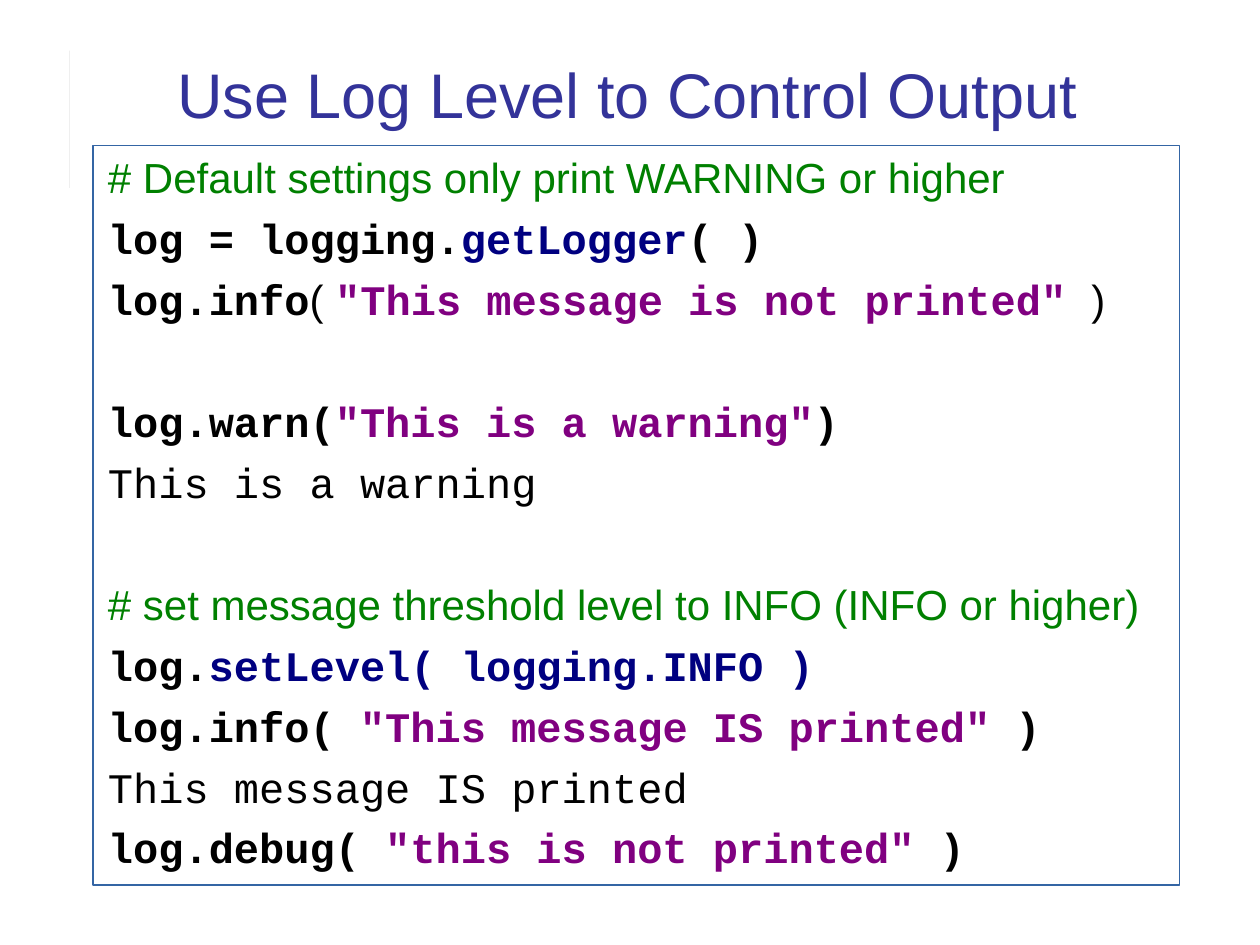
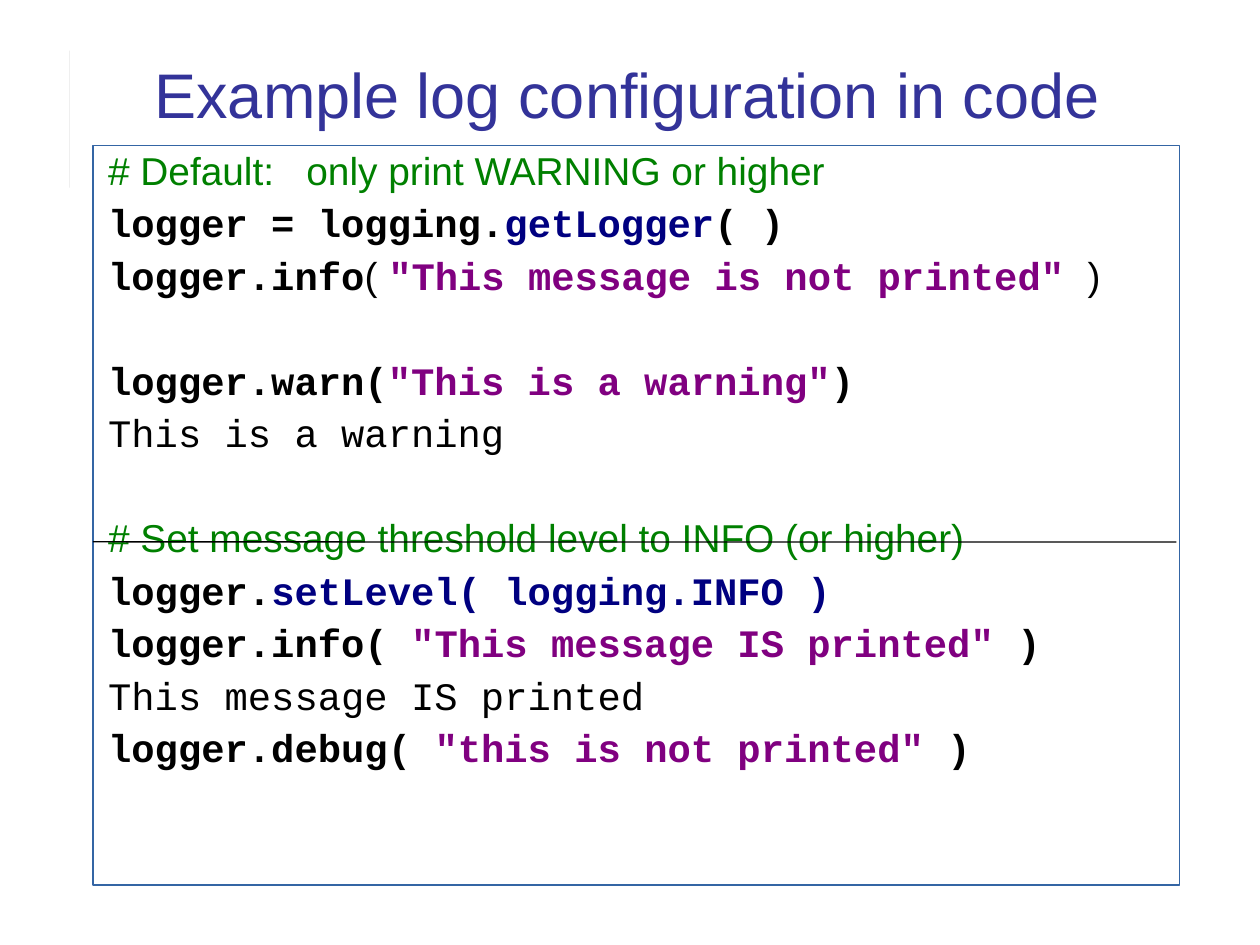
Before and after one commit to cpske/ISP, a slide deck: slide 14 of logging/Logging.ppt (slide 13 before the commit). Drawn at 1260x945 pixels with LibreOffice and Linux fonts; fonts in the diff are those of the drawing. Boxes give left, top, right and bottom in pixels: in the first picture for what was removed or moved away, otherwise in the second. Text is boxed around its words. In the diff, an @@ line names an element or a change of style, - is before the commit and + after.

Commit message:
update logging exercise

```diff
--- a/logging/Logging.ppt
+++ b/logging/Logging.ppt
@@ title at [155,72,1100,129]: text changed @@
-Use Log Level to Control Output
+Example log configuration in code
@@ text at [108,157,1064,404]: text changed; size 24 to 22.2 pt; text colour #800080 to #000000 @@
-# Default settings only print WARNING or higher
-log = logging.getLogger( )
-log.info( "This message is not printed" )
-log.warn("This is a warning")
+# Default: only print WARNING or higher
+logger = logging.getLogger( )
+logger.info( "This message is not printed" )
+logger.warn("This is a warning")
@@ text at [108,420,644,718]: size 24 to 22.2 pt in "This is a warning", "This message IS printed"; line spacing 1 to 0.9 @@
@@ text at [108,524,993,666]: text changed; size 24 to 22.2 pt @@
-# set message threshold level to INFO (INFO or higher)
-log.setLevel( logging.INFO )
-log.info( "This message IS printed" )
+# Set message threshold level to INFO (or higher)
+logger.setLevel( logging.INFO )
+logger.info( "This message IS printed" )
@@ line added from (93, 542) to (1177, 542), #000000 0.74 pt @@
@@ text at [108,734,923,771]: text changed; size 24 to 22.2 pt @@
-log.debug( "this is not printed" )
+logger.debug( "this is not printed" )
```
Also in this commit, not shown: 17 other slides changed, 1 slide added, 7 other files.
